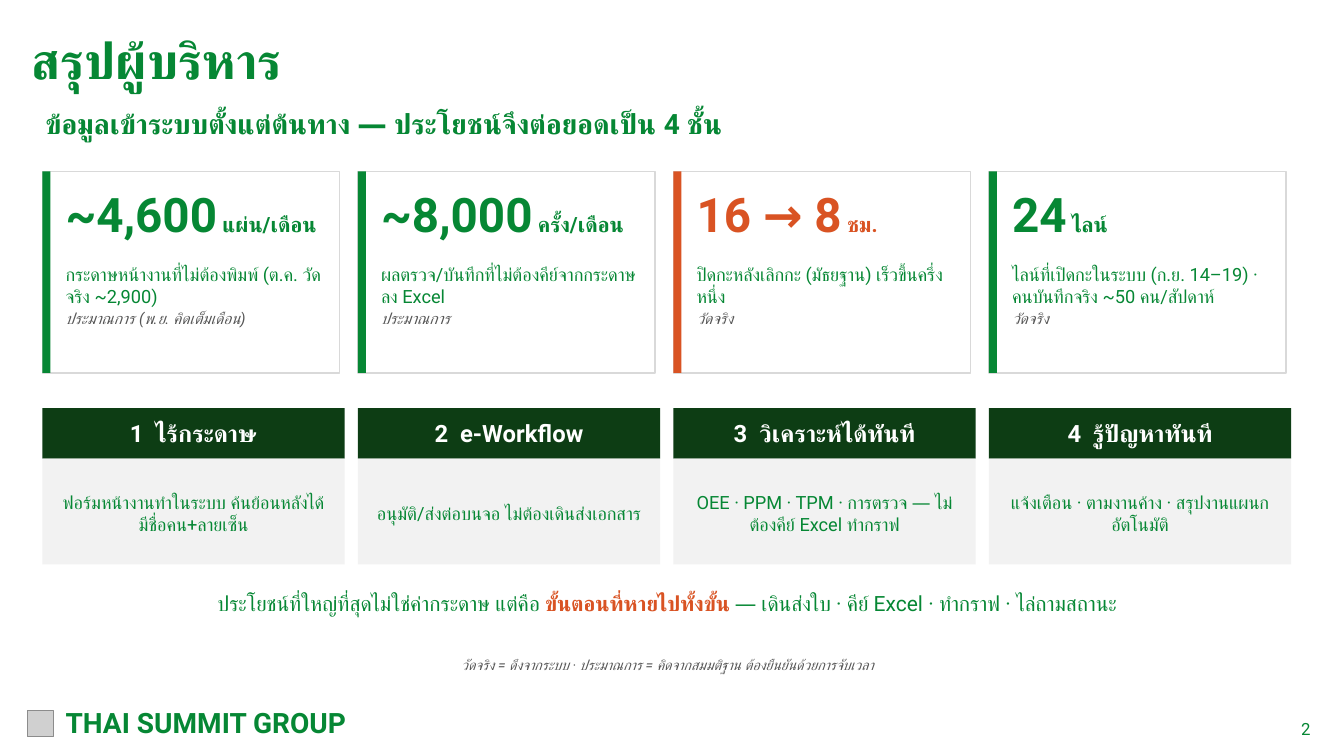
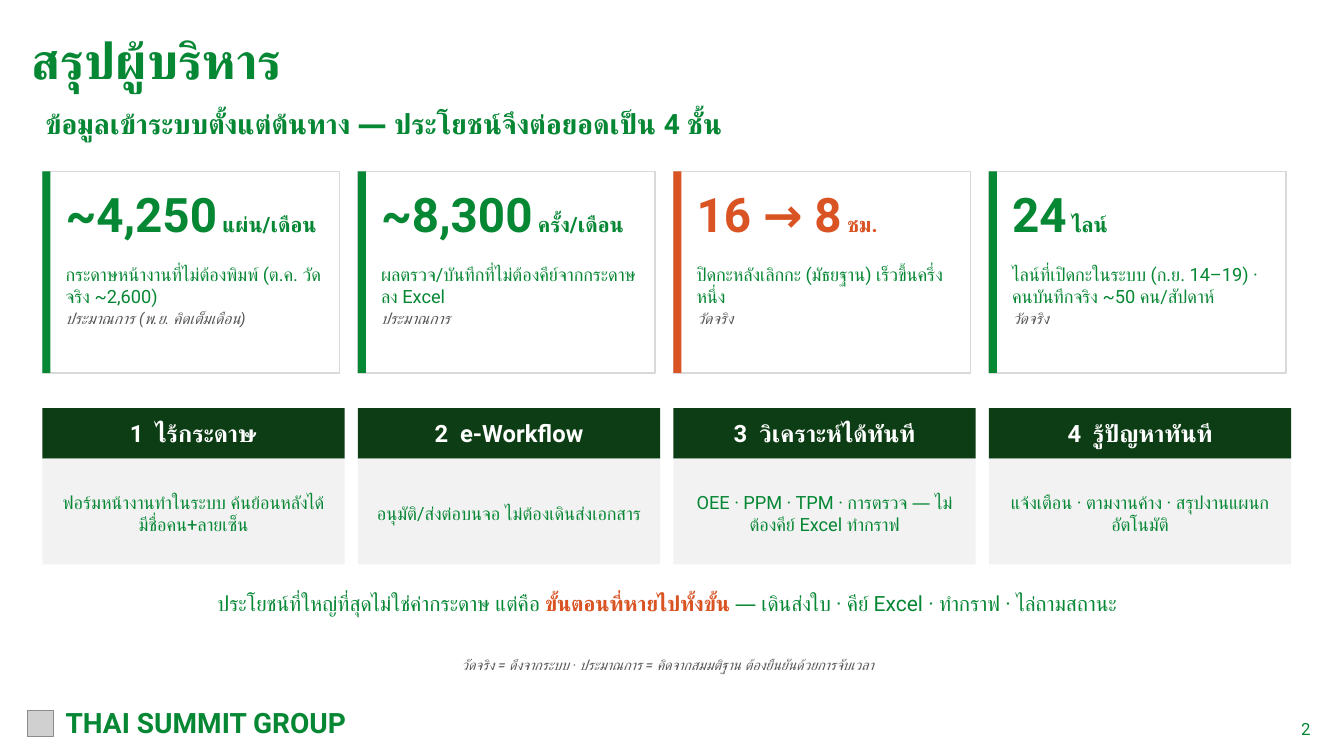
Before and after one commit to tsat4/4Mmanagement, a slide deck: slide 2 of docs/meetings/TSAT_ESM_Benefits_2026-11-23.pptx. Drawn at 1344x756 pixels with LibreOffice and Linux fonts; fonts in the diff are those of the drawing; grey boxes stand for pictures. Boxes give left, top, right and bottom in pixels: in the first picture for what was removed or moved away, otherwise in the second. Text is boxed around its words. In the diff, an @@ line names an element or a change of style, - is before the commit and + after.

```diff
--- a/docs/meetings/TSAT_ESM_Benefits_2026-11-23.pptx
+++ b/docs/meetings/TSAT_ESM_Benefits_2026-11-23.pptx
@@ text at [66,197,316,241]: text changed @@
-~4,600 แผ่น/เดือน
+~4,250 แผ่น/เดือน
@@ text at [381,197,624,241]: text changed @@
-~8,000 ครั้ง/เดือน
+~8,300 ครั้ง/เดือน
@@ text at [66,266,321,307]: text changed @@
-กระดาษหน้างานที่ไม่ต้องพิมพ์ (ต.ค. วัดจริง ~2,900)
+กระดาษหน้างานที่ไม่ต้องพิมพ์ (ต.ค. วัดจริง ~2,600)
```
Also in this commit, not shown: 4 other slides changed, 3 other files.
